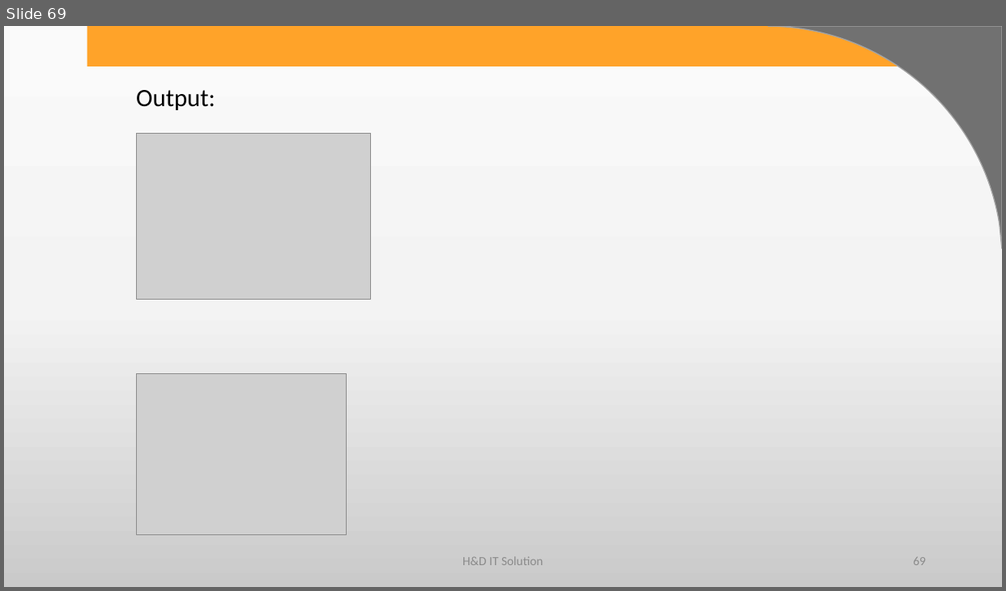
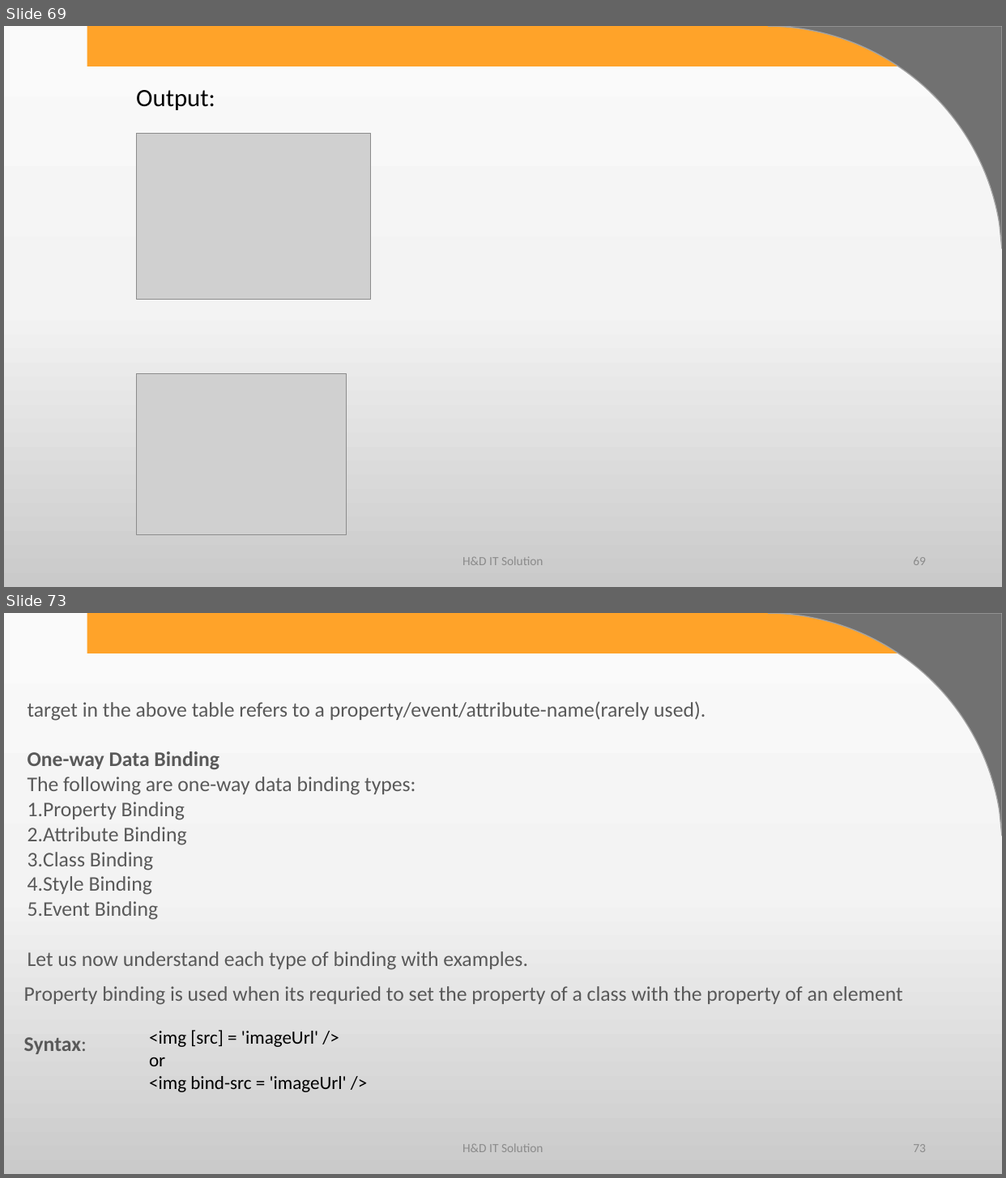
Before and after one commit to harshadasawant/infiniteAngular, a slide deck: ppt/ANGULAR.pptx. Shown one above the other, each under a label of ours: slide 69 before the commit, slides 69 and 73 after it; the slides between them are not shown. The pictures are 1006x591 and 1006x1178 pixels, drawn with LibreOffice and Linux fonts; fonts in the diff are those of the drawing; grey boxes stand for pictures; background and template pictures are left out. Boxes give left, top, right and bottom in pixels: in the first picture for what was removed or moved away, otherwise in the second. Text is boxed around its words. In the diff, an @@ line names an element or a change of style, - is before the commit and + after.

Commit message:
2 way binding attribute and style binding

```diff
--- a/ppt/ANGULAR.pptx
+++ b/ppt/ANGULAR.pptx
@@ slide 73 added at [4, 613, 1002, 1174], background gradient #FBFBFB to #F4F4F4 to #CBCBCB; not listed: 2 template elements that a slide beside it also shows @@
@@ text added at [27, 701, 705, 970], 20 pt, text #595959 @@
+target in the above table refers to a property/event/attribute-name(rarely used).
+One-way Data Binding
+The following are one-way data binding types:
+1. Property Binding
+2. Attribute Binding
+3. Class Binding
+4. Style Binding
+5. Event Binding
+Let us now understand each type of binding with examples.
@@ text added at [24, 986, 903, 1054], 20 pt, text #595959 @@
+Property binding is used when its requried to set the property of a class with the property of an element
+Syntax:
@@ text added at [149, 1030, 347, 1093], 18 pt, text #000000 @@
+<img [src] = 'imageUrl' />
+or
+<img bind-src = 'imageUrl' />
@@ text added at [462, 1144, 543, 1152], 12 pt, text #8C8C8C @@
+H&D IT Solution
@@ page number added at [913, 1144, 926, 1152], 12 pt, text #8C8C8C @@
+73
```
Also in this commit, not shown: 37 other slides added, 6 other files.
